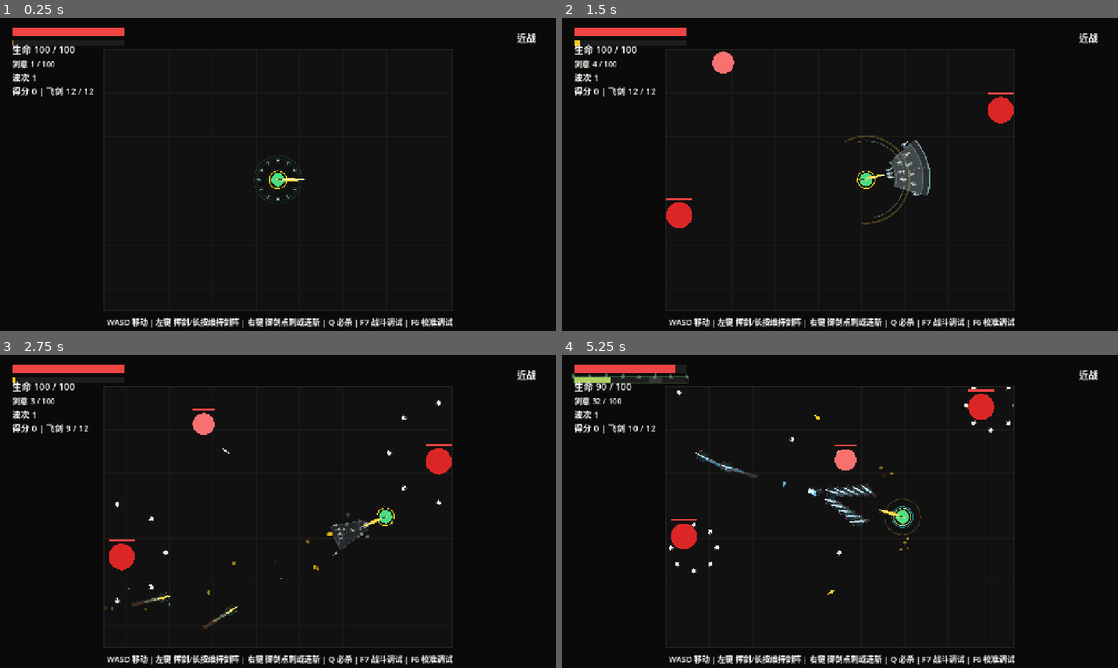
Above: before the commit, frames 1-4 (two rows, left to right).
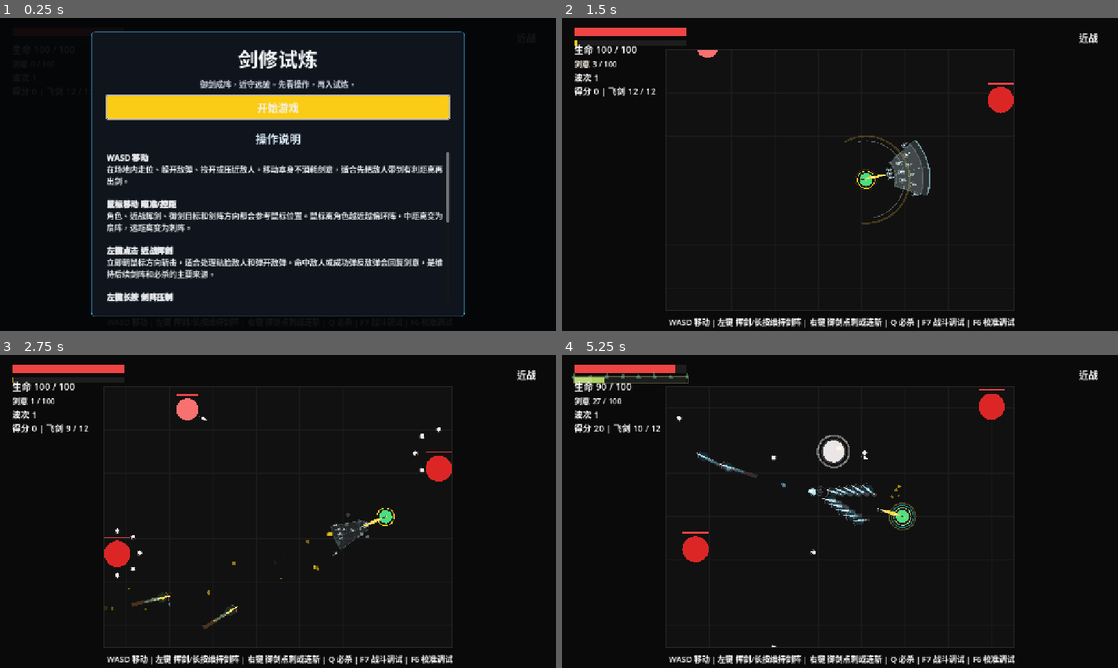
Above: after the commit, the same moments.

Repository: nwueditorfan007-coder/SwordCultivator
Game: Godot game, scene res://scenes/main/Main.tscn
The game is run twice, just before and just after one commit, with the same random seed, the same clock (stepped at 60 frames per second) and the same inputs.
Inputs (mouse positions are in pixels of both pictures, inside the frame that each line leads up to):
- Up to frame 1 (0.25 s): no input
- Up to frame 2 (1.5 s): click (840, 105) at 0.5 s, where only the run after the commit has a clickable "开始游戏"; tap Enter at 1.25, 1.35 s; move the mouse to (962, 158) at 1.27 s; hold D (move_right) from 1.28 s (still down); click (962, 158) at 1.42 s
- Up to frame 3 (2.75 s): tap Keypad Enter at 1.55 s; release D (move_right) at 2 s; drag from (166, 527) to (250, 574) at 2.02 s
- Up to frame 4 (5.25 s): move the mouse to (895, 442) at 2.77 s; hold D (move_right) 2.78-3.5 s; click (895, 442) at 2.85 s; tap Keypad Enter at 3.05, 4.55 s; drag from (812, 574) to (673, 464) at 3.52 s; move the mouse to (1006, 558) at 4.27 s; hold A (move_left) 4.28-5 s; right-click (1006, 558) at 4.35 s; click (1006, 558) at 4.42 s; drag from (673, 464) to (756, 433) at 5.02 s

The runs differ from the first frame. In frame 1, 16% of the frame differs, in the area x 2-97%, y 3-99%; in frame 2, 1.1%; in frame 3, 1.2%; in frame 4, 2.7%.

Commit message:
Add start menu operation guide

Diff:
--- a/scripts/system/main.gd
+++ b/scripts/system/main.gd
@@ -333,6 +333,30 @@
 	"silk_main": Color("ef4444"),
 }
 
+const START_MENU_OPERATION_TEXT := """[b]WASD 移动[/b]
+在场地内走位、躲开敌弹、拉开或压近敌人。移动本身不消耗剑意，适合先把敌人带到有利距离再出剑。
+
+[b]鼠标移动 瞄准/控距[/b]
+角色、近战挥剑、御剑目标和剑阵方向都会参考鼠标位置。鼠标离角色越近越偏环阵，中距离变为扇阵，远距离变为刺阵。
+
+[b]左键点击 近战挥剑[/b]
+立即朝鼠标方向斩击，适合处理贴脸敌人和弹开敌弹。命中敌人或成功弹反敌弹会回复剑意，是维持后续剑阵和必杀的主要来源。
+
+[b]左键长按 剑阵压制[/b]
+按住约 0.1 秒后持续发射飞剑。近距离环阵守身，中距离扇阵横扫，远距离刺阵穿线。每把飞剑会消耗剑意，剑意不足或飞剑未回收时会中断。
+
+[b]右键短按 御剑点刺[/b]
+按下后快速松开，飞剑会刺向鼠标位置；飞剑离身期间会触发子弹时间，适合点杀远处目标、穿过弹幕空隙或打断一条直线上的威胁。
+
+[b]右键长按 御剑连斩[/b]
+按住超过短按阈值后进入连斩，拖动鼠标让飞剑追随并切割路径；松开右键后飞剑召回。适合持续切割移动中的目标或清理一片压力。
+
+[b]Q 必杀[/b]
+剑意满 100 时可释放。释放会清除敌弹并对场上敌人造成爆发伤害，之后剑意归零。
+
+[b]死亡后左键 重新开始[/b]
+力竭身亡后，在结算提示出现时点击左键即可重新开始本局。"""
+
 var player: Dictionary = {}
 var sword: Dictionary = {}
 var enemies: Array = []
@@ -390,6 +414,9 @@
 var mouse_world: Vector2 = ARENA_SIZE * 0.5
 var left_mouse_held: bool = false
 var right_mouse_held: bool = false
+var is_start_menu_active: bool = true
+var start_menu: Control = null
+var start_button: Button = null
 var debug_battle_mode: bool = false
 var debug_flags: Dictionary = {}
 var debug_calibration_mode: bool = false
@@ -441,9 +468,14 @@
 	randomize()
 	SwordArrayConfig.load_morph_distances_from_project()
 	_reset_game()
+	_build_start_menu()
+	_show_start_menu()
 
 
 func _process(delta: float) -> void:
+	if is_start_menu_active:
+		queue_redraw()
+		return
 	if is_game_over:
 		queue_redraw()
 		return
@@ -532,6 +564,13 @@
 
 
 func _unhandled_input(event: InputEvent) -> void:
+	if is_start_menu_active:
+		if event is InputEventMouseMotion:
+			mouse_world = _screen_to_world(event.position)
+		elif event is InputEventKey and event.pressed and not event.echo:
+			if event.keycode == KEY_ENTER or event.keycode == KEY_KP_ENTER or event.keycode == KEY_SPACE:
+				_start_game_from_menu()
+		return
 	if event is InputEventKey and event.pressed and not event.echo:
 		if _handle_debug_key_input(event):
 			return
@@ -580,6 +619,136 @@
 
 func _draw_hud_bars() -> void:
 	GameRenderer.draw_hud_bars(self )
+
+
+func _build_start_menu() -> void:
+	if start_menu != null:
+		return
+
+	start_menu = Control.new()
+	start_menu.name = "StartMenu"
+	start_menu.mouse_filter = Control.MOUSE_FILTER_STOP
+	start_menu.set_anchors_preset(Control.PRESET_FULL_RECT)
+	$CanvasLayer.add_child(start_menu)
+
+	var backdrop := ColorRect.new()
+	backdrop.name = "Backdrop"
+	backdrop.color = Color(0.02, 0.024, 0.03, 0.94)
+	backdrop.mouse_filter = Control.MOUSE_FILTER_STOP
+	backdrop.set_anchors_preset(Control.PRESET_FULL_RECT)
+	start_menu.add_child(backdrop)
+
+	var center := CenterContainer.new()
+	center.name = "Center"
+	center.set_anchors_preset(Control.PRESET_FULL_RECT)
+	start_menu.add_child(center)
+
+	var panel := PanelContainer.new()
+	panel.name = "MenuPanel"
+	panel.custom_minimum_size = Vector2(860.0, 620.0)
+	panel.add_theme_stylebox_override("panel", _make_start_menu_style(Color("10141c"), Color("38bdf8"), 1, 8))
+	center.add_child(panel)
+
+	var margins := MarginContainer.new()
+	margins.add_theme_constant_override("margin_left", 34)
+	margins.add_theme_constant_override("margin_top", 26)
+	margins.add_theme_constant_override("margin_right", 34)
+	margins.add_theme_constant_override("margin_bottom", 28)
+	panel.add_child(margins)
+
+	var content := VBoxContainer.new()
+	content.size_flags_horizontal = Control.SIZE_EXPAND_FILL
+	content.size_flags_vertical = Control.SIZE_EXPAND_FILL
+	content.add_theme_constant_override("separation", 12)
+	margins.add_child(content)
+
+	var title_label := Label.new()
+	title_label.text = "剑修试炼"
+	title_label.horizontal_alignment = HORIZONTAL_ALIGNMENT_CENTER
+	title_label.add_theme_font_size_override("font_size", 46)
+	title_label.add_theme_color_override("font_color", Color("f8fafc"))
+	content.add_child(title_label)
+
+	var subtitle_label := Label.new()
+	subtitle_label.text = "御剑成阵，近守远破。先看操作，再入试炼。"
+	subtitle_label.horizontal_alignment = HORIZONTAL_ALIGNMENT_CENTER
+	subtitle_label.autowrap_mode = TextServer.AUTOWRAP_WORD_SMART
+	subtitle_label.add_theme_font_size_override("font_size", 18)
+	subtitle_label.add_theme_color_override("font_color", Color("cbd5e1"))
+	content.add_child(subtitle_label)
+
+	start_button = Button.new()
+	start_button.text = "开始游戏"
+	start_button.custom_minimum_size = Vector2(0.0, 54.0)
+	start_button.size_flags_horizontal = Control.SIZE_EXPAND_FILL
+	start_button.focus_mode = Control.FOCUS_ALL
+	start_button.add_theme_font_size_override("font_size", 24)
+	start_button.add_theme_color_override("font_color", Color("111827"))
+	start_button.add_theme_color_override("font_hover_color", Color("020617"))
+	start_button.add_theme_color_override("font_pressed_color", Color("020617"))
+	start_button.add_theme_stylebox_override("normal", _make_start_menu_style(Color("facc15"), Color("fde68a"), 1, 6))
+	start_button.add_theme_stylebox_override("hover", _make_start_menu_style(Color("fde68a"), Color("f8fafc"), 1, 6))
+	start_button.add_theme_stylebox_override("pressed", _make_start_menu_style(Color("fbbf24"), Color("fef3c7"), 1, 6))
+	start_button.pressed.connect(_start_game_from_menu)
+	content.add_child(start_button)
+
+	var divider := ColorRect.new()
+	divider.custom_minimum_size = Vector2(0.0, 1.0)
+	divider.color = Color(0.56, 0.75, 0.9, 0.28)
+	content.add_child(divider)
+
+	var guide_title := Label.new()
+	guide_title.text = "操作说明"
+	guide_title.horizontal_alignment = HORIZONTAL_ALIGNMENT_CENTER
+	guide_title.add_theme_font_size_override("font_size", 26)
+	guide_title.add_theme_color_override("font_color", Color("e0f2fe"))
+	content.add_child(guide_title)
+
+	var guide_label := RichTextLabel.new()
+	guide_label.bbcode_enabled = true
+	guide_label.text = START_MENU_OPERATION_TEXT
+	guide_label.custom_minimum_size = Vector2(0.0, 350.0)
+	guide_label.size_flags_horizontal = Control.SIZE_EXPAND_FILL
+	guide_label.size_flags_vertical = Control.SIZE_EXPAND_FILL
+	guide_label.autowrap_mode = TextServer.AUTOWRAP_WORD_SMART
+	guide_label.scroll_active = true
+	guide_label.selection_enabled = false
+	guide_label.add_theme_font_size_override("normal_font_size", 18)
+	guide_label.add_theme_font_size_override("bold_font_size", 18)
+	guide_label.add_theme_color_override("default_color", Color("e5e7eb"))
+	content.add_child(guide_label)
+
+
+func _make_start_menu_style(background_color: Color, border_color: Color, border_width: int, corner_radius: int) -> StyleBoxFlat:
+	var style := StyleBoxFlat.new()
+	style.bg_color = background_color
+	style.border_color = border_color
+	style.set_border_width_all(border_width)
+	style.set_corner_radius_all(corner_radius)
+	return style
+
+
+func _show_start_menu() -> void:
+	is_start_menu_active = true
+	left_mouse_held = false
+	right_mouse_held = false
+	if start_menu != null:
+		start_menu.visible = true
+		start_menu.move_to_front()
+	if start_button != null:
+		start_button.grab_focus()
+	queue_redraw()
+
+
+func _start_game_from_menu() -> void:
+	if not is_start_menu_active:
+		return
+	is_start_menu_active = false
+	left_mouse_held = false
+	right_mouse_held = false
+	if start_menu != null:
+		start_menu.visible = false
+	_reset_game()
 
 
 func _reset_game() -> void:
Not shown, added: docs/internal/art_refs/2026-04-22-chatgpt/ref-01-diagonal-recall-strike.png.import
Not shown, added: docs/internal/art_refs/2026-04-22-chatgpt/ref-02-radial-sword-array.png.import
Not shown, added: docs/internal/art_refs/2026-04-22-chatgpt/ref-03-long-diagonal-slash.png.import
Not shown, added: docs/internal/art_refs/2026-04-22-chatgpt/ref-04-fan-spread-volley.png.import
Not shown, added: docs/internal/art_refs/2026-04-22-chatgpt/ref-05-single-target-kill-beam.png.import
Not shown, added: docs/internal/art_refs/2026-04-22-chatgpt/ref-06-scatter-field-control.png.import
Not shown, added: docs/internal/art_refs/2026-04-22-chatgpt/ref-07-minimal-grid-layout.png.import
